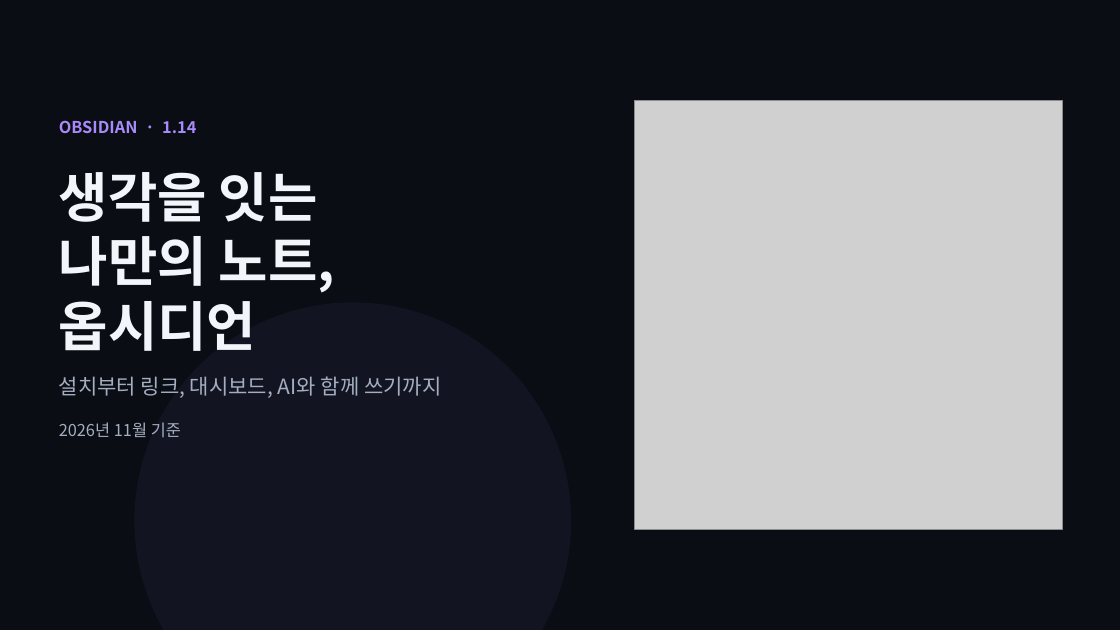
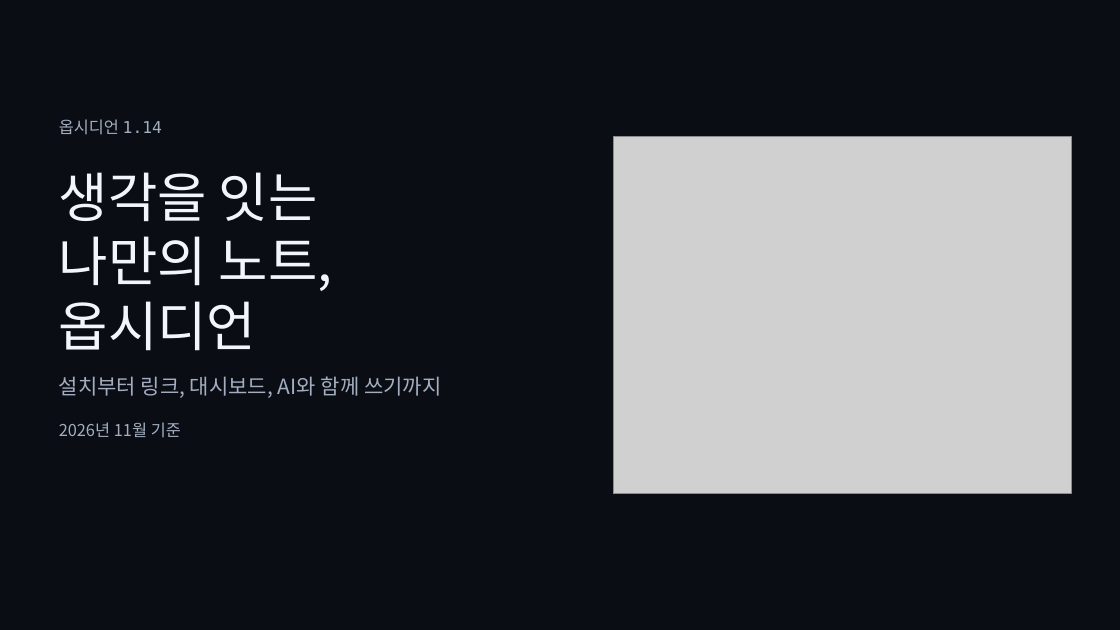
Before and after one commit to metaluca27/huhsame-script, a slide deck: slide 1 of docs/강의/옵시디언_입문/옵시디언_입문_강의.pptx. Drawn at 1120x630 pixels with LibreOffice and Linux fonts; fonts in the diff are those of the drawing; grey boxes stand for pictures. Boxes give left, top, right and bottom in pixels: in the first picture for what was removed or moved away, otherwise in the second. Text is boxed around its words. In the diff, an @@ line names an element or a change of style, - is before the commit and + after.

```diff
--- a/docs/강의/옵시디언_입문/옵시디언_입문_강의.pptx
+++ b/docs/강의/옵시디언_입문/옵시디언_입문_강의.pptx
@@ text at [59, 119, 162, 134]: text changed; font Noto Sans CJK KR to DejaVu Sans Mono; text colour #A88BFA to #A3AEC0; bold off @@
-OBSIDIAN · 1.14
+옵시디언 1.14
@@ picture: place and size @@
-picture at [634, 101, 1063, 529]
+picture at [613, 136, 1071, 494]
@@ title "생각을 잇는" at [59, 172, 333, 351]: bold off @@
@@ ellipse removed at [134, 302, 571, 630] @@
```
Also in this commit, not shown: 14 other slides changed, 9 other files.
